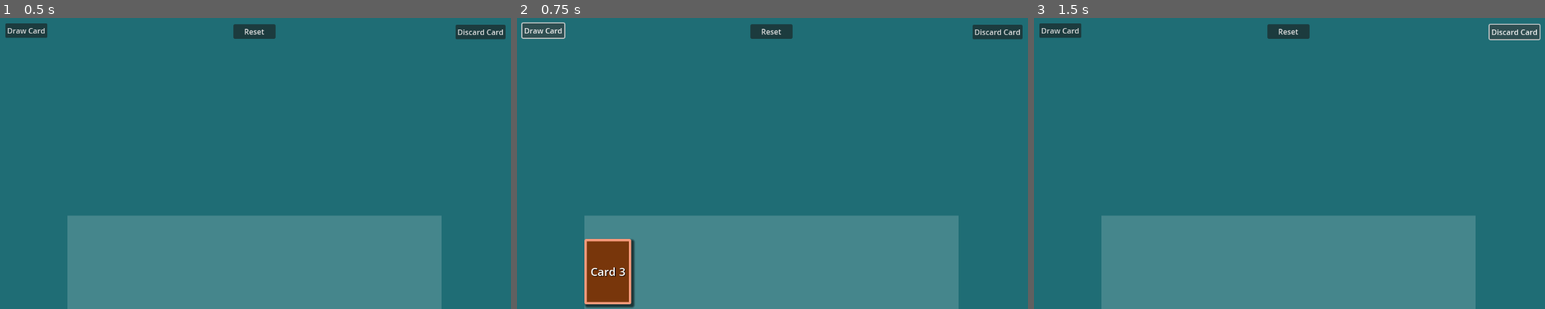
Above: before the commit, frames 1-3 (left to right).
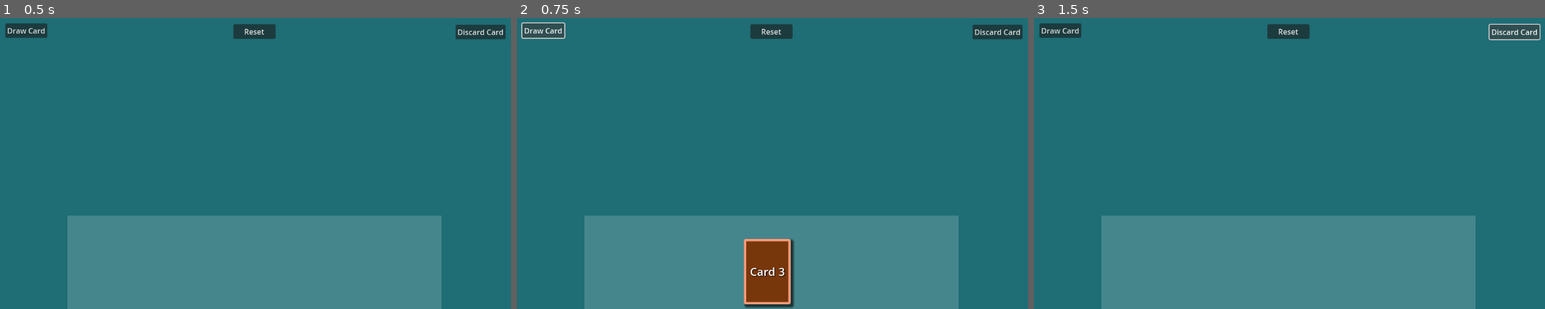
Above: after the commit, the same moments.

Repository: guladam/godot_2d_card_fanning
Game: Godot game, scene res://game.tscn
Same seed, same stepped clock (60 frames per second), same inputs: the game is played once before the commit and once after it.
Inputs:
- Up to frame 1 (0.5 s): no input
- Up to frame 2 (0.75 s): click "Draw Card" at 0.5 s
- Up to frame 3 (1.5 s): click "Discard Card" at 1.25 s

Frame 1 is identical in both runs. In frame 2, 4.7% of the frame differs, in the area x 13-55%, y 75-100%; in frame 3, nothing differs.

Commit message:
cards centered

Diff:
--- a/hand.gd
+++ b/hand.gd
@@ -28,6 +28,8 @@
 
 func _update_cards() -> void:
 	var cards := get_child_count()
+	var all_cards_size := x_size * cards + (x_sep * cards - 1)
+	var offset := (size.x - all_cards_size) / 2
 
 	for i in cards:
 		var card := get_child(i)
@@ -38,4 +40,4 @@
 
 		var x_sep_multiplier := i
 
-		card.position = Vector2(x_size * i + x_sep * x_sep_multiplier, y_min + y_max * curve_multiplier)
+		card.position = Vector2(offset + x_size * i + x_sep * x_sep_multiplier, y_min + y_max * curve_multiplier)
